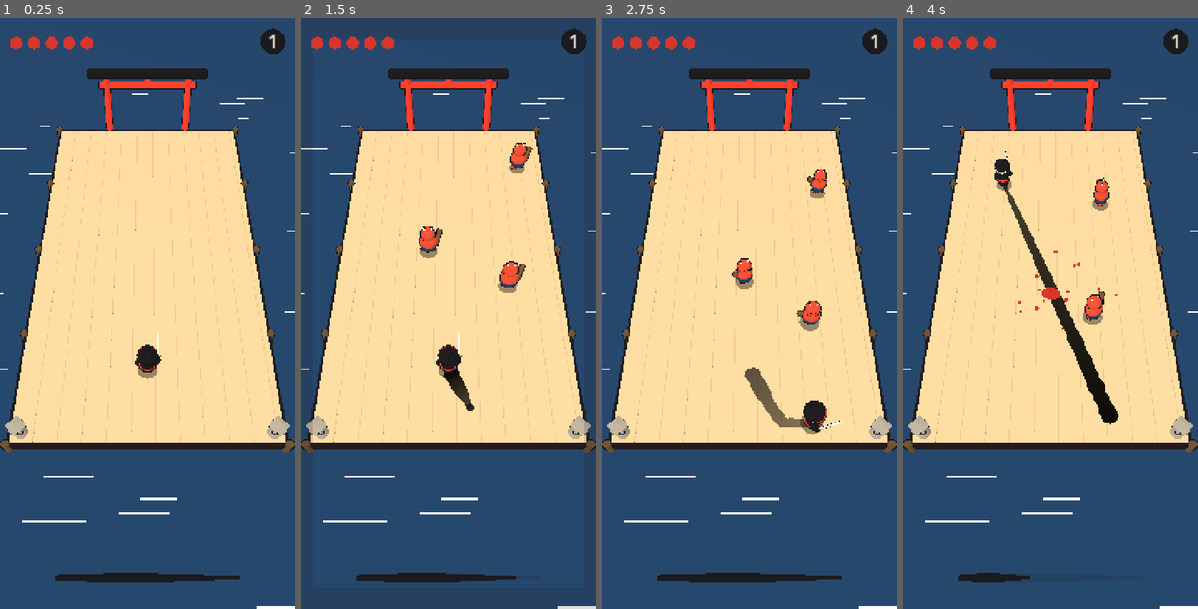
Above: before the commit, frames 1-4 (left to right).
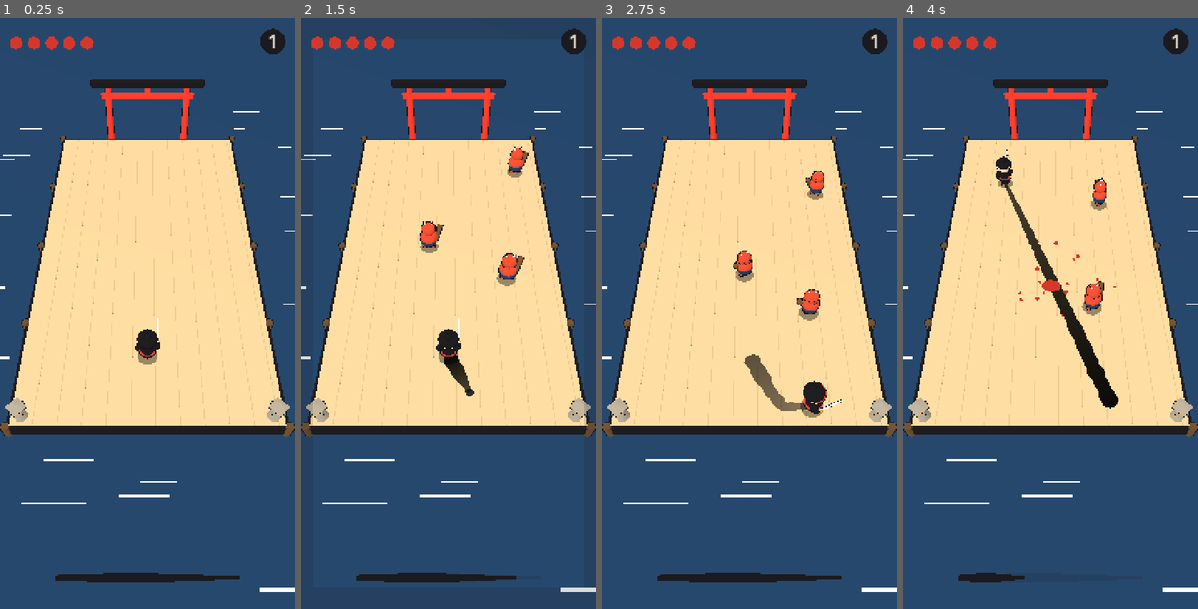
Above: after the commit, the same moments.

Repository: vroux18/ippitsu
Game: Godot game, scene res://scenes/main.tscn
Two runs of this game, one before a commit and one after it. Both use one fixed random seed, a clock stepped at 60 frames per second and the inputs below.
Inputs (mouse positions are in pixels of both pictures, inside the frame that each line leads up to):
- Up to frame 1 (0.25 s): no input
- Up to frame 2 (1.5 s): tap Enter at 0.5 s; move the mouse to (513, 283) at 0.52 s; click (513, 283) at 0.67 s; drag from (389, 343) to (433, 431) at 1.27 s
- Up to frame 3 (2.75 s): move the mouse to (779, 183) at 2.02 s; click (779, 183) at 2.17 s
- Up to frame 4 (4 s): drag from (1035, 431) to (962, 224) at 2.77 s; move the mouse to (1139, 402) at 3.52 s; click (1139, 402) at 3.67 s

The runs differ from the first frame. In frame 1, 10% of the frame differs, in the area x 0-100%, y 8-100%; in frame 2, 11%; in frame 3, 12%; in frame 4, 12%.

Commit message:
Noms de fichiers web uniques par build, cadrage centré, traces de debug
Co-Authored-By: Claude Opus 5.5 <noreply@anthropic.com>

Diff:
--- a/scripts/main.gd
+++ b/scripts/main.gd
@@ -147,7 +147,7 @@
 	var vs := get_viewport().get_visible_rect().size
 	if vs.x <= 0 or vs.y <= 0:
 		return
-	var tilt := deg_to_rad(58.0)
+	var tilt := deg_to_rad(54.0)
 	var corners := [Vector3(-HALF.x - 0.6, 0, -HALF.y - 0.6), Vector3(HALF.x + 0.6, 0, -HALF.y - 0.6),
 		Vector3(-HALF.x - 0.6, 0, HALF.y + 0.6), Vector3(HALF.x + 0.6, 0, HALF.y + 0.6),
 		Vector3(0, 3.4, -HALF.y - 0.7)]
@@ -157,22 +157,30 @@
 	var found := false
 	var dist := 12.0
 	while dist < 70.0 and not found:
-		for zi in 25:
-			var zc := -1.5 + zi * 0.25
+		# à cette distance, garde le cadrage qui centre l'arène verticalement
+		var best_gap := INF
+		for zi in 41:
+			var zc := -4.0 + zi * 0.2
 			var focus := Vector3(0, 0, zc)
 			var pos := focus + Vector3(0, sin(tilt), cos(tilt)) * dist
 			var tr := Transform3D(Basis(), pos).looking_at(focus, Vector3.UP)
 			cam.global_transform = tr
 			var ok := true
+			var min_y := INF
+			var max_y := -INF
 			for c in corners:
 				var p := cam.unproject_position(c)
+				min_y = minf(min_y, p.y)
+				max_y = maxf(max_y, p.y)
 				if p.x < vs.x * 0.01 or p.x > vs.x * 0.99 or p.y < top or p.y > bottom:
 					ok = false
 					break
 			if ok:
-				best = tr
+				var gap := absf((min_y - top) - (bottom - max_y))
+				if gap < best_gap:
+					best_gap = gap
+					best = tr
 				found = true
-				break
 		dist += 0.25
 	if not found:
 		best = Transform3D(Basis(), Vector3(0, 30, 18)).looking_at(Vector3.ZERO, Vector3.UP)
@@ -246,6 +254,8 @@
 # ------------------------------------------------------------------ entrée
 
 func _input(event: InputEvent) -> void:
+	if event is InputEventScreenTouch or event is InputEventMouseButton:
+		print("input ", event)
 	if event is InputEventScreenTouch:
 		if event.index != 0:
 			return
@@ -562,6 +572,8 @@
 	else:
 		Engine.time_scale = target
 	var dt := real * Engine.time_scale
+	if Engine.get_process_frames() % 120 == 0:
+		print("tick wave=", wave, " enemies=", enemies.size(), " ts=", Engine.time_scale, " real=", real, " wait=", wave_wait, " touching=", touching)
 
 	if not touching and not hero.dashing:
 		elan = minf(ELAN_MAX, elan + ELAN_REGEN * real)
Not shown, changed: .github/workflows/build.yml
